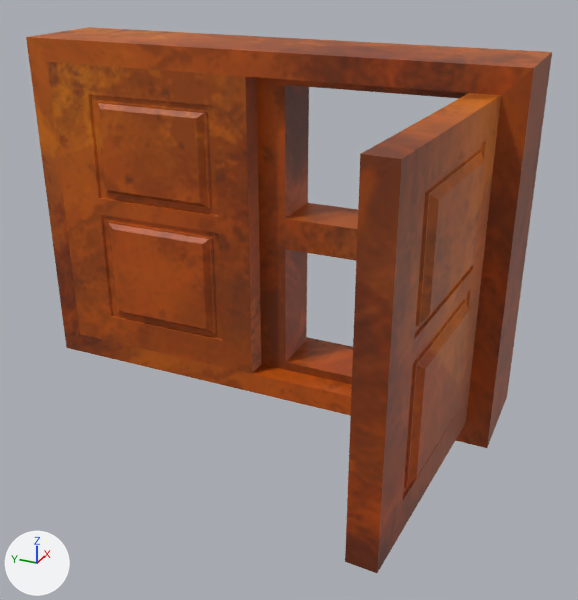
What one commit did to the FBX model Nerethos_3D/Assets/_Project/03_Art/01_Meshes/window_barracks.fbx.
Before and after are seen from a 50 mm lens placed at (18.89, -74.51, 3.92), pointed at (21.59, -73.29, 2.57). Lighting does not change. The marker at lower left points along +X, +Y and +Z. The older version comes first. Where no turn or scale is listed for an object, it has been applied to the vertices.

Names of what the first picture shows: 'window_copper'.
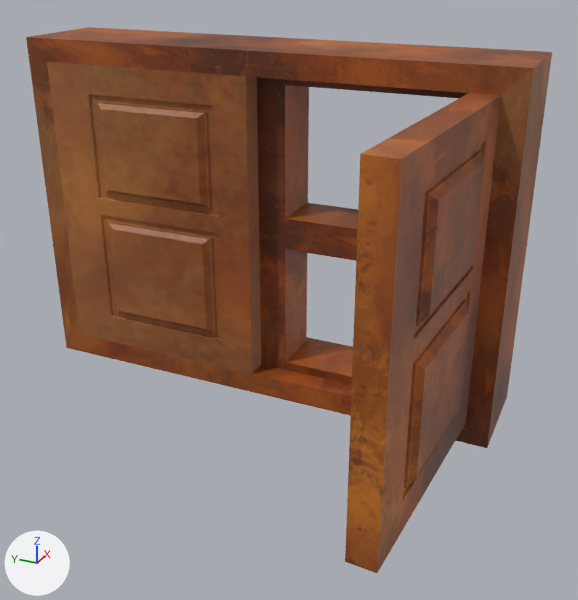
What the commit changed:
Picture 'Texture_Copper_MAT_Copper_BaseColor.png' (img_texture_copper_mat_copper_basecolor_png) is new.
Material 'MAT_Copper' (mat_mat_copper) changes its picture from img_copperupdated_png to img_texture_copper_mat_copper_basecolor_png.
me_mesh is used by ob_window_copper; location (22.0, -73.0, 2.72).
Verts and faces of me_mesh; kept vertices keep their numbers, new ones are numbered from 356.
Before the commit, vertices of me_mesh: 32 (0.16, 0.11, 0.68), 33 (0.16, -0.13, 0.64), 34 (-0.09, -0.13, 0.64) at pixel (285, 85), 35 (-0.09, 0.11, 0.68), 40 (0.16, 0.11, 0.64).
Before the commit, vertices of me_mesh: 41 (-0.09, 0.11, 0.64), 42 (0.16, 0.11, -0.68), 47 (-0.09, 0.11, -0.68), 48 (-0.09, -0.13, -0.64) at pixel (285, 362), 49 (0.16, -0.13, -0.64) at pixel (306, 340).
Before the commit, vertices of me_mesh: 50 (-0.09, 0.11, -0.64), 51 (0.16, 0.11, -0.64), 52 (-0.09, 0.11, 0.07), 53 (-0.09, -0.13, 0.07) at pixel (285, 218), 54 (0.16, -0.13, 0.07) at pixel (307, 202).
Before the commit, vertices of me_mesh: 55 (0.16, 0.11, 0.07), 56 (-0.09, 0.11, -0.07), 57 (-0.09, -0.13, -0.07) at pixel (285, 249), 58 (0.16, -0.13, -0.07), 59 (0.16, 0.11, -0.07).
me_mesh had 356 vertices, 348 faces and spanned x -1.18..0.26, y -1.11..1.09, z -0.78..0.78.
me_mesh now has 356 vertices, 352 faces and spans x -1.18..0.26, y -1.11..1.09, z -0.78..0.78.
Part 1, on me_mesh:
Faces deleted: (34, 35, 41, 52, 56, 50, 47, 48, 57, 53), (32, 33, 54, 58, 49, 42, 51, 59, 55, 40).
New faces: (47, 48, 57, 56, 50), (42, 51, 59, 58, 49), (32, 33, 54, 55, 40), (54, 58, 59, 55), (34, 35, 41, 52, 53), (52, 56, 57, 53).
me_mesh part 2: 203 kept faces spanning x -1.18..0.26, y -1.11..1.09, z -0.78..0.78 get new texture (UV) coordinates.

Where the change shows, as pixel boxes (x1, y1, x2, y2) in the pictures (578 x 600 px):
'window_copper', surface changed
    both: (26, 27, 552, 573)
part 1 of me_mesh, reshaped
    both: (257, 78, 286, 362)
part 2 of me_mesh, surface changed
    both: (26, 27, 552, 573)
